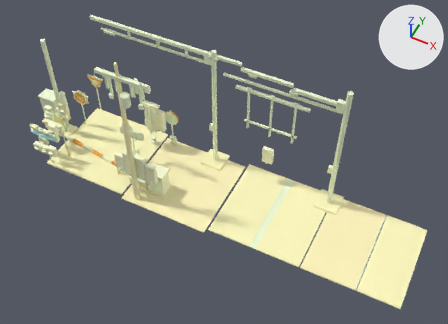
A saved change to the glTF model exports/gltf/scene_night_retroreflection.glb.
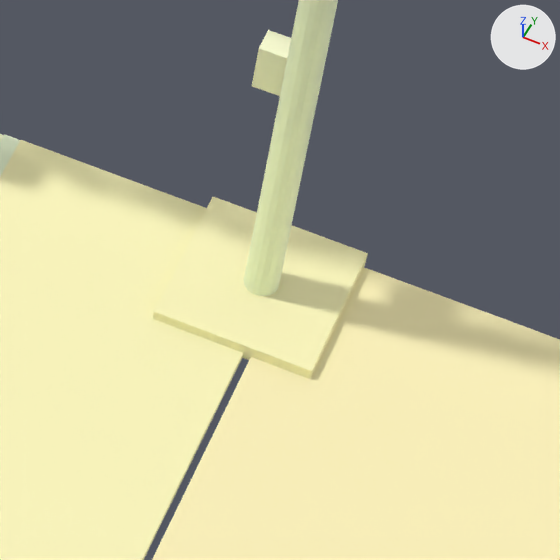
The first picture shows the older version from a camera (50 mm lens) standing at (13.47, -15.09, 20.92) and looking at (6.23, -0.62, 2.83). The close-ups show the older and then the newer version on the part from 65% to 83% of the width and 49% to 75% of the height of that picture. Only the edits that show in the close-ups are written down. The axes (+X, +Y, +Z) are drawn at upper right. The lights are the same throughout.

Objects in the first close-up: 'approach_lane', 'base_pad.001', 'deck_right', 'mast.001', 'service_box.001' and 1 more.
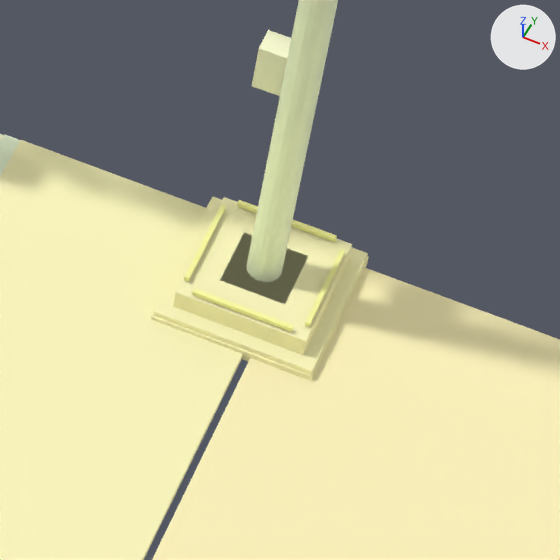
Where the change shows, as pixel boxes (x1, y1, x2, y2) in the close-ups (560 x 560 px):
'collar_ring', added (beige): after (173, 197, 352, 355)
'collar_opening', added (beige): after (220, 232, 308, 304)
'warning_band_back', added (yellow): after (192, 288, 294, 332)
'warning_band_right', added: after (184, 204, 226, 282)
'warning_band_left', added (yellow): after (305, 249, 345, 327)
'warning_band_front', added: after (237, 200, 337, 242)
'base_pad.001', unchanged, covered by the edit: before (153, 197, 368, 379); after (153, 197, 368, 375)

Diff of the bpy script that builds the scene:
```diff
--- a/exports/gltf/scene_night_retroreflection.glb.py
+++ b/exports/gltf/scene_night_retroreflection.glb.py
@@ me_warning_band_right @@
+me_warning_band_right.from_pydata(...)  # a box spanning x 9.715..9.745, y 1.22..1.86, z 0.275..0.305
+me_warning_band_right.materials.append(mat_mat_sign_yellow)  # yellow #ffffa3
@@ me_warning_band_left @@
+me_warning_band_left.from_pydata(...)  # a box spanning x 10.495..10.525, y 1.22..1.86, z 0.275..0.305
+me_warning_band_left.materials.append(mat_mat_sign_yellow)  # yellow #ffffa3
@@ me_warning_band_back @@
+me_warning_band_back.from_pydata(...)  # a box spanning x 9.8..10.44, y 1.135..1.165, z 0.275..0.305
+me_warning_band_back.materials.append(mat_mat_sign_yellow)  # yellow #ffffa3
@@ me_warning_band_front @@
+me_warning_band_front.from_pydata(...)  # a box spanning x 9.8..10.44, y 1.915..1.945, z 0.275..0.305
+me_warning_band_front.materials.append(mat_mat_sign_yellow)  # yellow #ffffa3
@@ me_collar_opening @@
+me_collar_opening.from_pydata(...)  # a box spanning x 9.91..10.33, y 1.33..1.75, z 0.1..0.26
+me_collar_opening.materials.append(mat_mat_sign_black)  # beige #fdffd4
@@ me_collar_ring @@
+me_collar_ring.from_pydata(...)  # a box spanning x 9.7..10.54, y 1.12..1.96, z 0.08..0.26
+me_collar_ring.materials.append(mat_mat_concrete)  # beige #fffabf
@@ ob_warning_band_right @@
+ob_warning_band_right = bpy.data.objects.new('warning_band_right', me_warning_band_right)
+ob_warning_band_right.location = (0.0, 0.0, 0.0)
@@ ob_warning_band_left @@
+ob_warning_band_left = bpy.data.objects.new('warning_band_left', me_warning_band_left)
+ob_warning_band_left.location = (0.0, 0.0, 0.0)
@@ ob_warning_band_back @@
+ob_warning_band_back = bpy.data.objects.new('warning_band_back', me_warning_band_back)
+ob_warning_band_back.location = (0.0, 0.0, 0.0)
@@ ob_warning_band_front @@
+ob_warning_band_front = bpy.data.objects.new('warning_band_front', me_warning_band_front)
+ob_warning_band_front.location = (0.0, 0.0, 0.0)
@@ ob_collar_opening @@
+ob_collar_opening = bpy.data.objects.new('collar_opening', me_collar_opening)
+ob_collar_opening.location = (0.0, 0.0, 0.0)
@@ ob_collar_ring @@
+ob_collar_ring = bpy.data.objects.new('collar_ring', me_collar_ring)
+ob_collar_ring.location = (0.0, 0.0, 0.0)
```
